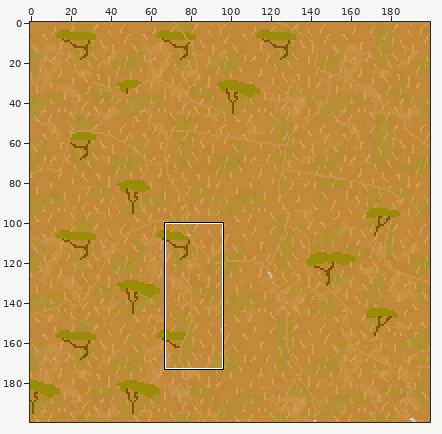
Two versions of one sprite sheet, graphics/scenery/terrain/savannah_5.png. The first picture is a wide view before the edit; the outline marks the close-up.
Close-up. Before:
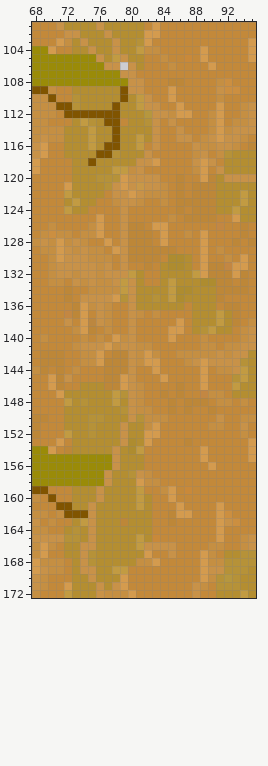
The file is 200x200 pixels. Colours within 5 levels of each other are drawn and written as one. Shown: x 68..95, y 101..172. The commit also changed other parts of the picture, which this record leaves out.
After the commit:
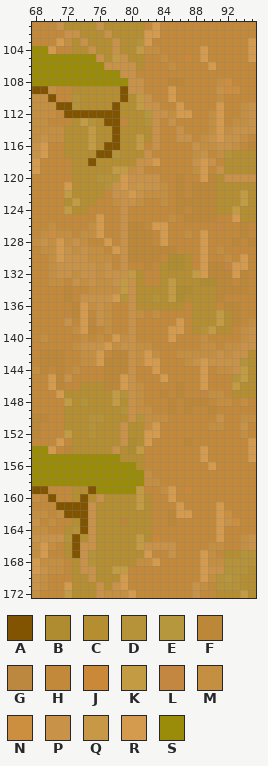
Palette (. is transparent): A #805400  B #ae8c2f  C #b48e31  D #b69238  E #b6973e  F #bd8738  G #bc873f  H #c3893a  J #c98939  K #c29b42  L #c38742  M #c58f42  N #cc8f40  P #c89248  Q #c99847  R #d49b4e  S #9a8b08
Edits made:
@@ x 77..81 @@
 105 CKPCC
-106 PP.PC
+106 PPPPC
 107 SSPPH
@@ x 71..83 @@
 154 HFCCCCCPCBKHH
-155 SSSSSSSPCCCHH
-156 SSSSSSSPCCCHH
-157 SSSSSSPCCDPMH
-158 SSSSSSPCCCRMM
-159 HHCCCPCCCCKHH
-160 HHCCCPCCCCKCH
-161 AACCPCCCCCKCH
+155 SSSSSSSSCCCHH
+156 SSSSSSSSSSCHH
+157 SSSSSSSSSSSMH
+158 SSSSSSSSSSSMM
+159 HHCCASSSSSKHH
+160 HHCACPCCCCKCH
+161 AAAAPCCCCCKCH
 162 MAAAPCCCCCCCH
-163 HHCKPCCCFCCCH
-164 HCDCPCCCCCCCH
-165 PDDCPCCCCCKCJ
-166 HCCPPCCCCCKPP
-167 HCCPDCCCCCCRH
+163 HHCAPCCCFCCCH
+164 HCDAPCCCCCCCH
+165 PDACPCCCCCKCJ
+166 HCAPPCCCCCKPP
+167 HCAPDCCCCCCRH
 168 MHCPDCCCCCMMR
Changed places in both close-ups, as pixel boxes (x1, y1, x2, y2):
added: (120, 62, 128, 70)
changed: (72, 454, 144, 558)
